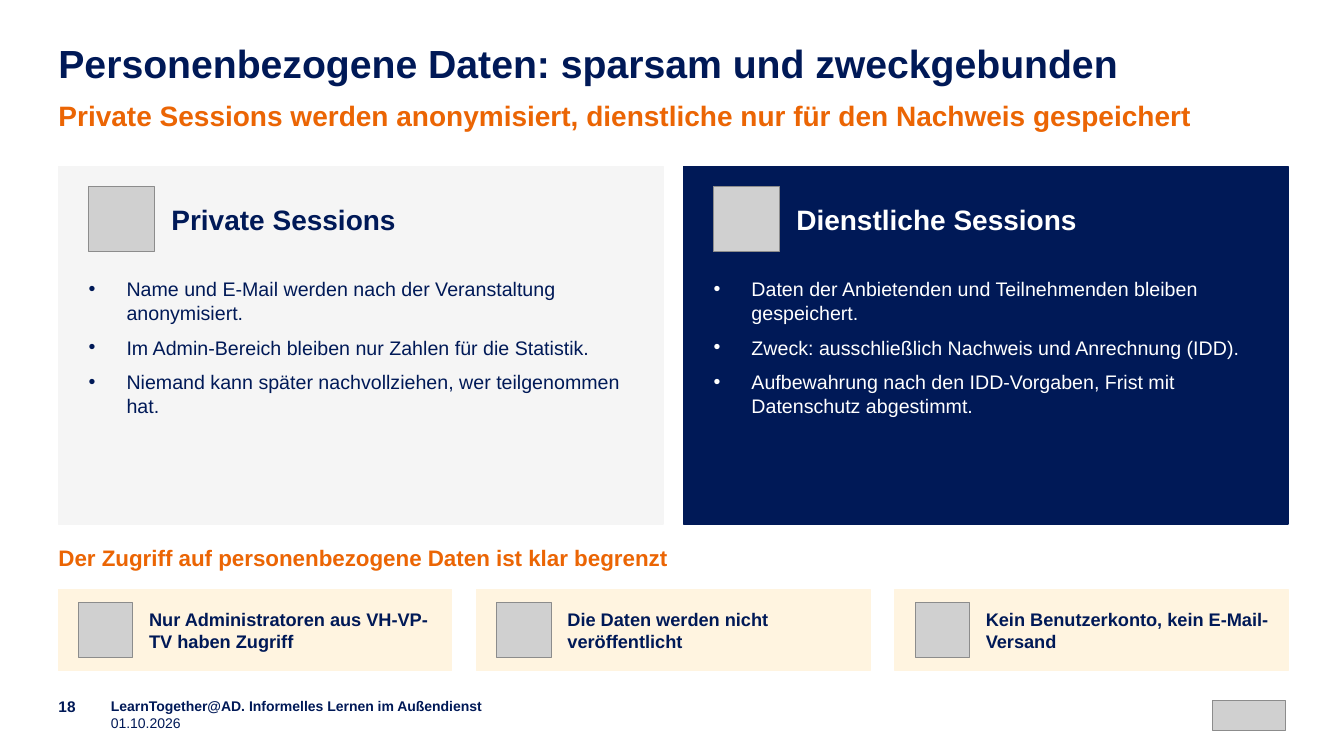
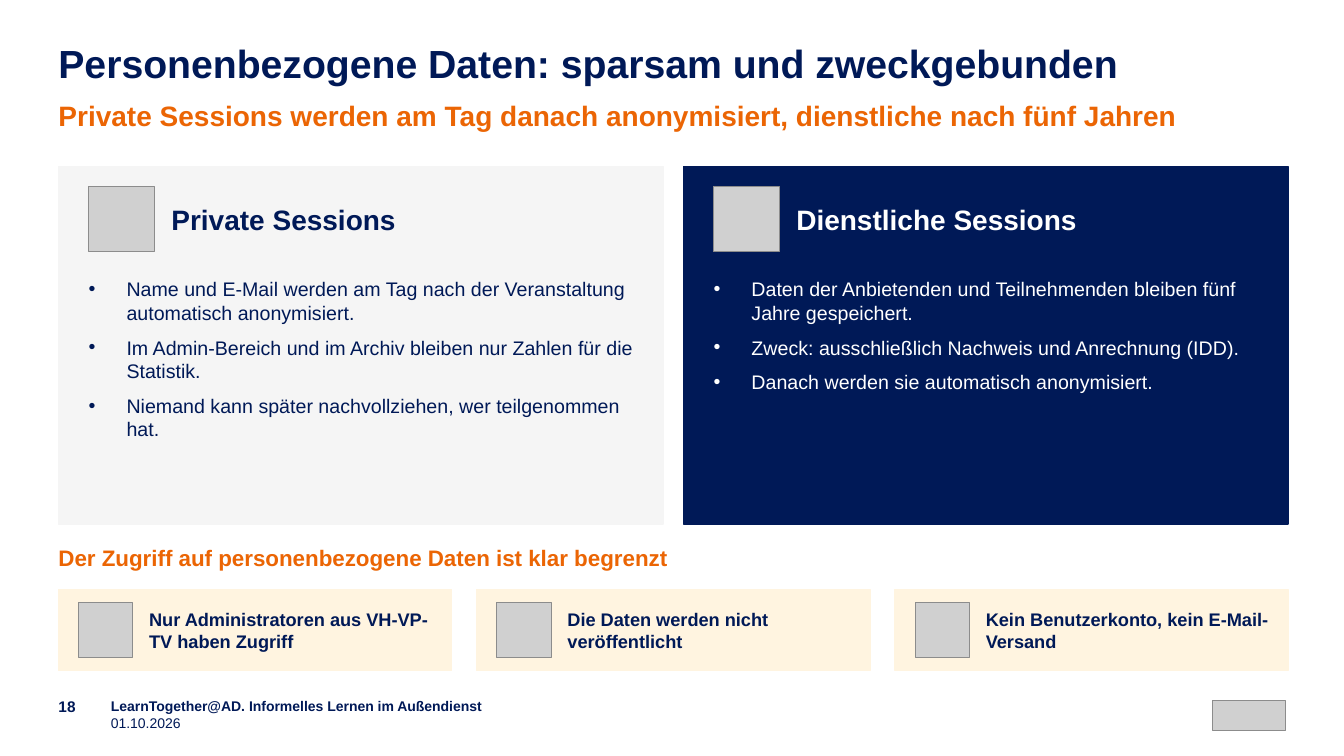
Before and after one commit to emplush/ruv_learntogether, a slide deck: slide 18 of docs/LearnTogether-AD_Praesentation.pptx. Drawn at 1344x756 pixels with LibreOffice and Linux fonts; fonts in the diff are those of the drawing; grey boxes stand for pictures. Boxes give left, top, right and bottom in pixels: in the first picture for what was removed or moved away, otherwise in the second. Text is boxed around its words. In the diff, an @@ line names an element or a change of style, - is before the commit and + after.

```diff
--- a/docs/LearnTogether-AD_Praesentation.pptx
+++ b/docs/LearnTogether-AD_Praesentation.pptx
@@ text at [58,105,1176,131]: text changed @@
-Private Sessions werden anonymisiert, dienstliche nur für den Nachweis gespeichert
+Private Sessions werden am Tag danach anonymisiert, dienstliche nach fünf Jahren
@@ text at [127,281,632,379]: text changed @@
-• Name und E-Mail werden nach der Veranstaltung anonymisiert.
-• Im Admin-Bereich bleiben nur Zahlen für die Statistik.
+• Name und E-Mail werden am Tag nach der Veranstaltung automatisch anonymisiert.
+• Im Admin-Bereich und im Archiv bleiben nur Zahlen für die Statistik.
@@ text at [751,281,1236,324]: text changed @@
-• Daten der Anbietenden und Teilnehmenden bleiben gespeichert.
+• Daten der Anbietenden und Teilnehmenden bleiben fünf Jahre gespeichert.
@@ text at [751,374,1153,393]: text changed @@
-• Aufbewahrung nach den IDD-Vorgaben, Frist mit Datenschutz abgestimmt.
+• Danach werden sie automatisch anonymisiert.
```
Also in this commit, not shown: 4 other slides changed, 34 other files.
